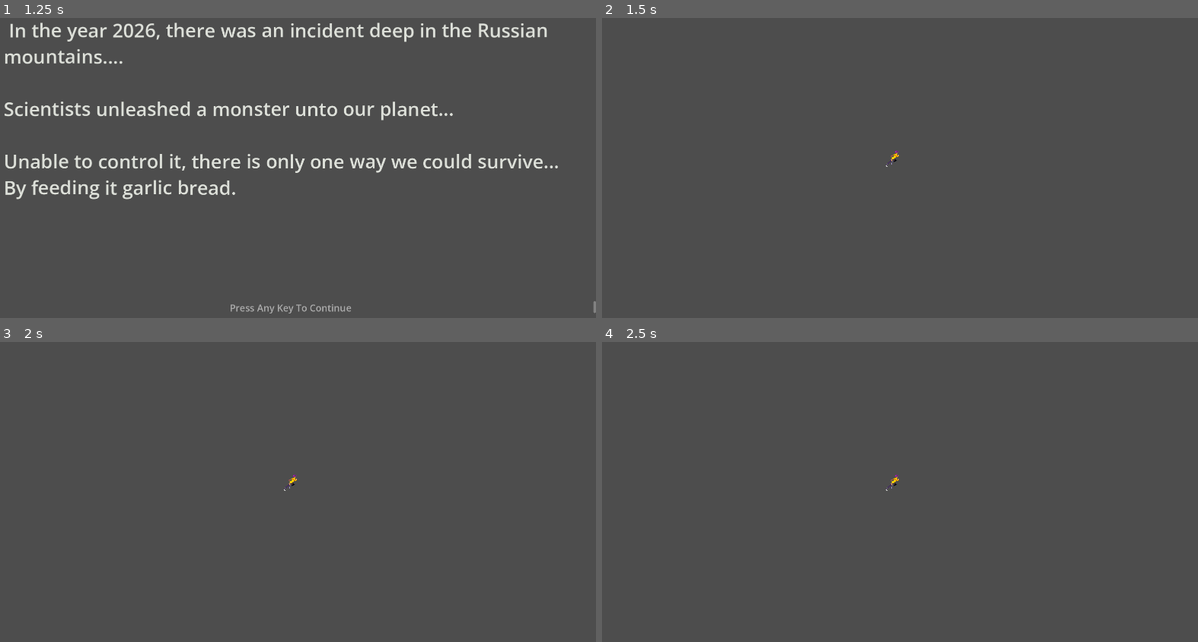
Above: before the commit, frames 1-4 (two rows, left to right).
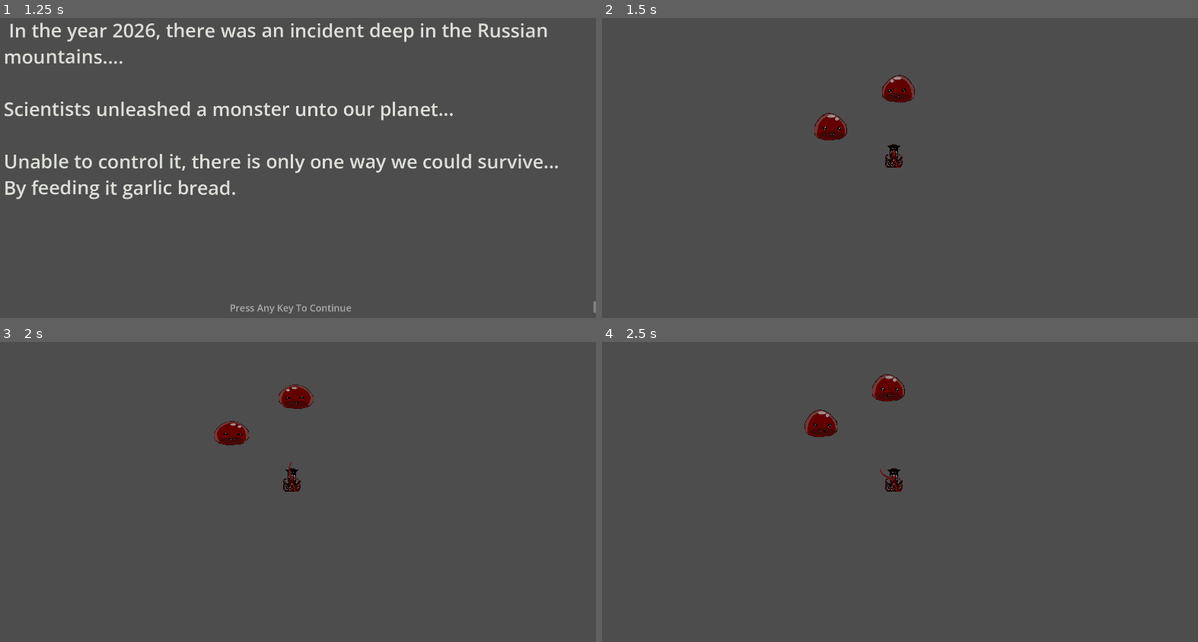
Above: after the commit, the same moments.

Repository: Falmenca/Garlic-Bread
Game: Godot game, scene res://Pages/Menus/Main_Menu.tscn
Two runs of this game, one before a commit and one after it. Both use one fixed random seed, a clock stepped at 60 frames per second and the inputs below.
Inputs (mouse positions are in pixels of both pictures, inside the frame that each line leads up to):
- Up to frame 1 (1.25 s): tap Enter (ui_accept) at 0.5 s; move the mouse to (423, 138) at 0.52 s; hold D (right) from 0.53 s (still down); hold Enter (ui_accept) from 0.53 s (still down); click (423, 138) at 0.67 s
- Up to frame 2 (1.5 s): move the mouse to (774, 174) at 1.27 s; release D (right) at 1.28 s; release Enter (ui_accept) at 1.28 s; hold S (down) from 1.28 s (still down); tap Enter (ui_accept) at 1.35 s
- Up to frame 3 (2 s): keep holding S (down); tap Enter (ui_accept) at 1.52, 1.82 s
- Up to frame 4 (2.5 s): move the mouse to (953, 405) at 2.02 s; release S (down) at 2.03 s; hold D (right) from 2.03 s (still down); hold Enter (ui_accept) from 2.03 s (still down)

Frame 1 is identical in both runs. In frame 2, 0.9% of the frame differs, in the area x 35-53%, y 18-50%; in frame 3, 0.9%; in frame 4, 1.0%, in the area x 33-51%, y 10-50%.
Error before the commit: Parse Error: Preload file "res://Scripts/Enemy/enemy.tscn" does not exist. (res://Scripts/Enemy/EnemySpawner.gd:13)

Commit message:
attack spawner and enemy spawner
working but unfinished spawners for attacks and enemies, attached the attack spawner to player scene, and added unfinished sprite for the basic whipp attack

Diff:
--- a/garlic/Levels/01/Level_1.tscn
+++ b/garlic/Levels/01/Level_1.tscn
@@ -1,74 +1,20 @@
 [gd_scene format=3 uid="uid://dlgexqpnls33n"]
 
-[ext_resource type="Texture2D" uid="uid://bwr1eaupg3mxo" path="res://Assets/Player/2d/run/run-1.png" id="2_3i7jw"]
-[ext_resource type="Script" uid="uid://bor1lopj4m2ka" path="res://Scripts/Player/Player.gd" id="2_8230u"]
-[ext_resource type="Texture2D" uid="uid://lmx4aj6w7xc2" path="res://Assets/Player/2d/run/run-2.png" id="3_l27a8"]
-[ext_resource type="Texture2D" uid="uid://ct7h6vv0kyy7a" path="res://Assets/Player/2d/run/run-3.png" id="4_48qom"]
-[ext_resource type="Texture2D" uid="uid://bnl477gm2qa5l" path="res://Assets/Player/2d/run/run-4.png" id="5_d4owo"]
-[ext_resource type="Texture2D" uid="uid://bj1c5tkpyjiqp" path="res://Assets/Player/2d/run/run-5.png" id="6_ojreo"]
-[ext_resource type="Texture2D" uid="uid://dysajvi1j1df6" path="res://Assets/Player/2d/run/run-6.png" id="7_k7ysd"]
-[ext_resource type="Texture2D" uid="uid://bvn8ud2514fle" path="res://Assets/Player/2d/run/run-7.png" id="8_n8pw0"]
-[ext_resource type="Texture2D" uid="uid://ioq6ukdnw4u5" path="res://Assets/Player/2d/run/run-8.png" id="9_nbtvi"]
-[ext_resource type="PackedScene" uid="uid://d2ukcxle2ssa8" path="res://Pages/Utility/Pause_Menu.tscn" id="10_l27a8"]
-[ext_resource type="Script" uid="uid://dca3xtt2haijm" path="res://Scripts/Enemy/EnemySpawner.gd" id="11_48qom"]
-
-[sub_resource type="SpriteFrames" id="SpriteFrames_ytrmd"]
-resource_local_to_scene = true
-resource_name = "run"
-animations = [{
-"frames": [{
-"duration": 1.0,
-"texture": ExtResource("2_3i7jw")
-}, {
-"duration": 1.0,
-"texture": ExtResource("3_l27a8")
-}, {
-"duration": 1.0,
-"texture": ExtResource("4_48qom")
-}, {
-"duration": 1.0,
-"texture": ExtResource("5_d4owo")
-}, {
-"duration": 1.0,
-"texture": ExtResource("6_ojreo")
-}, {
-"duration": 1.0,
-"texture": ExtResource("7_k7ysd")
-}, {
-"duration": 1.0,
-"texture": ExtResource("8_n8pw0")
-}, {
-"duration": 1.0,
-"texture": ExtResource("9_nbtvi")
-}],
-"loop": true,
-"name": &"run",
-"speed": 10.0
-}]
-
-[sub_resource type="RectangleShape2D" id="RectangleShape2D_3i7jw"]
-size = Vector2(72.5, 68.5)
+[ext_resource type="PackedScene" uid="uid://dwcp4mrk143jq" path="res://Scripts/Player/goregirl.tscn" id="1_48qom"]
+[ext_resource type="PackedScene" uid="uid://bkoag1up2hdio" path="res://Scripts/Utilities/Pause.tscn" id="10_l27a8"]
+[ext_resource type="Script" uid="uid://dca3xtt2haijm" path="res://Scripts/enemy/enemySpawner.gd" id="11_48qom"]
 
 [node name="Level1" type="Node2D" unique_id=810896735]
 
-[node name="Player" type="CharacterBody2D" parent="." unique_id=1571596404 groups=["player"]]
-disable_mode = 2
-script = ExtResource("2_8230u")
+[node name="Goregirl" parent="." unique_id=435559364 instance=ExtResource("1_48qom")]
+scale = Vector2(0.5, 0.5)
+motion_mode = 0
+speed = 800
 
-[node name="AnimatedSprite2D" type="AnimatedSprite2D" parent="Player" unique_id=1371549232]
-position = Vector2(0, 1)
-sprite_frames = SubResource("SpriteFrames_ytrmd")
-animation = &"run"
-frame_progress = 0.4572867
+[node name="Camera2D" type="Camera2D" parent="Goregirl" unique_id=1598699912]
+zoom = Vector2(0.2, 0.2)
 
-[node name="CollisionShape2D" type="CollisionShape2D" parent="Player" unique_id=1327011017]
-shape = SubResource("RectangleShape2D_3i7jw")
-
-[node name="Camera2D" type="Camera2D" parent="Player" unique_id=1396201891]
-
-[node name="CanvasLayer" type="CanvasLayer" parent="." unique_id=1886375083]
-
-[node name="PauseMenu" parent="CanvasLayer" unique_id=452110955 instance=ExtResource("10_l27a8")]
+[node name="PauseMenu" parent="." unique_id=452110955 instance=ExtResource("10_l27a8")]
 
 [node name="EnemySpawner" type="Node" parent="." unique_id=223161783]
 script = ExtResource("11_48qom")
--- /dev/null
+++ b/garlic/Scripts/Attacks/whipp.gd
@@ -0,0 +1,28 @@
+extends Node2D
+
+var anim_node: AnimationPlayer
+var closest
+
+func _ready() -> void:
+	anim_node = get_node("Sprite2D/AnimationPlayer")
+	closest = find_closest_in_group(global_position, "enemies")
+	if closest:
+		rotation = global_position.angle_to_point(closest.global_position)
+	anim_node.play("attack")
+
+func _physics_process(delta: float) -> void:
+	anim_node.animation_finished.connect(func(anim_name):
+		if anim_name == "attack":
+			queue_free()
+	)
+
+func find_closest_in_group(position: Vector2, name: String) -> CharacterBody2D:
+	##Returns closest node from set position from nodes in group of set group name
+	var closest_dist = 0
+	var closest: Node
+	for node in get_tree().get_nodes_in_group(name):
+		var dist = position.distance_to(node.position)
+		if dist < closest_dist or not closest_dist:
+			closest_dist = dist
+			closest = node
+	return closest
--- /dev/null
+++ b/garlic/Scripts/Attacks/whipp.tscn
@@ -0,0 +1,71 @@
+[gd_scene format=3 uid="uid://6k2gaillbecc"]
+
+[ext_resource type="Script" uid="uid://c07781yy5x4wp" path="res://Scripts/Attacks/whipp.gd" id="1_06tix"]
+[ext_resource type="Texture2D" uid="uid://p5cjegt5l2sq" path="res://Assets/Attacks/whipp.png" id="2_lxndb"]
+[ext_resource type="Script" uid="uid://dwed140n0wta7" path="res://Scripts/hitbox.gd" id="3_e1sox"]
+
+[sub_resource type="Animation" id="Animation_y8koj"]
+length = 0.001
+tracks/0/type = "value"
+tracks/0/imported = false
+tracks/0/enabled = true
+tracks/0/path = NodePath(".:frame")
+tracks/0/interp = 1
+tracks/0/loop_wrap = true
+tracks/0/keys = {
+"times": PackedFloat32Array(0),
+"transitions": PackedFloat32Array(1),
+"update": 1,
+"values": [0]
+}
+
+[sub_resource type="Animation" id="Animation_4vw8b"]
+resource_name = "attack"
+length = 0.73333335
+tracks/0/type = "value"
+tracks/0/imported = false
+tracks/0/enabled = true
+tracks/0/path = NodePath(".:frame")
+tracks/0/interp = 1
+tracks/0/loop_wrap = true
+tracks/0/keys = {
+"times": PackedFloat32Array(0, 0.033333335, 0.06666667, 0.10000001, 0.13333334, 0.16666667, 0.20000002, 0.23333335, 0.26666668, 0.3),
+"transitions": PackedFloat32Array(1, 1, 1, 1, 1, 1, 1, 1, 1, 1),
+"update": 1,
+"values": [0, 1, 2, 3, 4, 5, 6, 7, 8, 9]
+}
+
+[sub_resource type="AnimationLibrary" id="AnimationLibrary_c6dku"]
+_data = {
+&"RESET": SubResource("Animation_y8koj"),
+&"attack": SubResource("Animation_4vw8b")
+}
+
+[sub_resource type="CapsuleShape2D" id="CapsuleShape2D_4vw8b"]
+radius = 9.0
+height = 68.0
+
+[node name="Node2D" type="Node2D" unique_id=630828983]
+scale = Vector2(10, 10)
+script = ExtResource("1_06tix")
+
+[node name="Sprite2D" type="Sprite2D" parent="." unique_id=2106029497]
+position = Vector2(32, 0)
+texture = ExtResource("2_lxndb")
+hframes = 3
+vframes = 4
+
+[node name="AnimationPlayer" type="AnimationPlayer" parent="Sprite2D" unique_id=2144842988]
+libraries/ = SubResource("AnimationLibrary_c6dku")
+
+[node name="Hitbox" type="Area2D" parent="." unique_id=2030712854]
+collision_layer = 4
+collision_mask = 4
+script = ExtResource("3_e1sox")
+damage = 50
+metadata/_custom_type_script = "uid://dwed140n0wta7"
+
+[node name="CollisionShape2D" type="CollisionShape2D" parent="Hitbox" unique_id=1652881103]
+position = Vector2(34, 0)
+rotation = 1.5707964
+shape = SubResource("CapsuleShape2D_4vw8b")
--- a/garlic/Scripts/Enemy/EnemySpawner.gd
+++ b/garlic/Scripts/Enemy/EnemySpawner.gd
@@ -5,31 +5,43 @@
 
 extends Node
 
-const SPAWN_RADIUS = 500
+const SPAWN_RADIUS = 1200
 
-@onready var file = FileAccess.open("res://JSON/enemies.json", FileAccess.READ)
-@onready var enemies = JSON.parse_string(file.get_as_text())
-@onready var player = get_tree().get_first_node_in_group("player")
-@onready var enemy_blueprint = preload("res://Scripts/Enemy/enemy.tscn")
+var file
+var enemies
+var player
+@onready var enemy_blueprint = preload("res://Scripts/Enemy/slime.tscn")
 @onready var enemy_instance
 
-func spawn_enemy(type: String) -> void:
-	## Spawns an enemy of set type around the player
+func _ready() -> void:
+	file = FileAccess.open("res://Scripts/JSON/enemies.json", FileAccess.READ)
+	enemies = JSON.parse_string(file.get_as_text())
+	player = Global.player
+
+func _physics_process(delta: float) -> void:
+	#temp, spawn 20 enemies at most, put timer logic here later
+	if get_tree().get_nodes_in_group("enemies").size() <= 1:
+		spawn_enemy("slime", rand_around_x(player.position, SPAWN_RADIUS))
+	else:
+		pass
+
+
+func rand_around_x(from_position: Vector2, distance: int):
+	##Returns a position a distance away from a set position at a random angle
 	var spawn_angle = randf_range(0, TAU)
-	var x_pos = player.position.x+cos(spawn_angle)*SPAWN_RADIUS
-	var y_pos = player.position.y+sin(spawn_angle)*SPAWN_RADIUS
-	var enemy_pos: Vector2 = Vector2(x_pos, y_pos)
+	var x_pos = from_position.x+cos(spawn_angle)*distance
+	var y_pos = from_position.y+sin(spawn_angle)*distance
+	return Vector2(x_pos, y_pos)
+
+func spawn_enemy(type: String, spawn_position: Vector2) -> void:
+	## Spawns an enemy of set type at set location
+	#Create a new enemy node
 	enemy_instance = enemy_blueprint.instantiate()
-	var sprite = enemy_instance.get_node("Sprite2D")
-	sprite.texture = load("res://" + enemies[type]["image"])
-	for stat in enemies[type]:
-		if(stat!="image"):
-			enemy_instance.stats[stat]=enemies[type][stat]
+	#Give the node an animation/sprite
+	var sprite = enemy_instance.get_node("RotationOffset/AnimatedSprite2D")
+	var frames = SpriteFrames.new()
+	#Resize and give it stats
+	enemy_instance.add_to_group("enemies")
+	enemy_instance.set_position(spawn_position)
+	#Spawn
 	add_child(enemy_instance)
-	enemy_instance.set_position(enemy_pos)
-
-func _ready() -> void:
-	pass
-
-func _process(delta: float) -> void:
-	spawn_enemy("example_enemy")
--- /dev/null
+++ b/garlic/Scripts/JSON/enemies.json
@@ -0,0 +1,14 @@
+{
+	"example_enemy": {
+		"image": "none.png",
+		"health": 10,
+		"speed": 1,
+		"damage": 1
+	},
+	"slime": {
+		"image": "slimepng.png",
+		"health": 10,
+		"speed": 1,
+		"damage": 1
+	}
+}
--- /dev/null
+++ b/garlic/Scripts/Player/attackspawner.gd
@@ -0,0 +1,22 @@
+extends Node2D
+var attacks: Dictionary[String, PackedScene] = {
+	"whipp": preload("res://Scripts/Attacks/whipp.tscn"),
+}
+
+func _ready() -> void:
+	pass
+
+func _physics_process(delta: float) -> void:
+	if(get_tree().get_nodes_in_group("enemies")):
+		for attack in attacks:
+			if not get_tree().get_first_node_in_group("attacks"): #replace with attack timer
+				spawn_attack(attacks[attack], attack)
+
+
+func spawn_attack(attack_bp: Resource, attack_name: String) -> Node:
+	## Turn Resource into child Node and add it to appropriate groups
+	var attack_node: Node2D = attack_bp.instantiate()
+	add_child(attack_node)
+	attack_node.add_to_group("attacks")
+	attack_node.add_to_group(attack_name)
+	return attack_node
--- a/garlic/Scripts/Player/goregirl.tscn
+++ b/garlic/Scripts/Player/goregirl.tscn
@@ -3,6 +3,7 @@
 [ext_resource type="Texture2D" uid="uid://lfqn8biumi7e" path="res://Assets/Player/Goregirl/goregirl1.png" id="1_ca6i5"]
 [ext_resource type="Script" uid="uid://5ehwfwddrkl5" path="res://Scripts/Player/goregirl.gd" id="1_ekb72"]
 [ext_resource type="PackedScene" uid="uid://bdrc50ve4q5d8" path="res://Scripts/hurtbox.tscn" id="3_7vfvk"]
+[ext_resource type="Script" uid="uid://3ydraraalisp" path="res://Scripts/Player/attackspawner.gd" id="4_rx7wt"]
 
 [sub_resource type="SpriteFrames" id="SpriteFrames_ekb72"]
 animations = [{
@@ -41,4 +42,5 @@
 shape = SubResource("CapsuleShape2D_7vfvk")
 debug_color = Color(0.34548637, 0.61409646, 0.26480636, 0.41960785)
 
-[connection signal="area_entered" from="Hurtbox" to="Hurtbox" method="_on_hurtbox_area_entered"]
+[node name="AttackSpawner" type="Node2D" parent="." unique_id=1474298817]
+script = ExtResource("4_rx7wt")
Binary file added: garlic/Assets/Attacks/whipp.png
Not shown, added: garlic/Scripts/Attacks/whipp.gd.uid
Not shown, added: garlic/Scripts/Player/attackspawner.gd.uid
Not shown, changed: .gitignore
